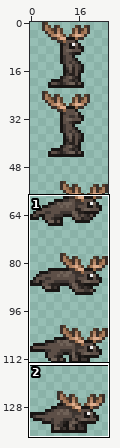
Two states of a sprite sheet, Projectiles/Minions/Forret.png. Above, an overview of the earlier version with the close-up marked.
Close-up. Before:
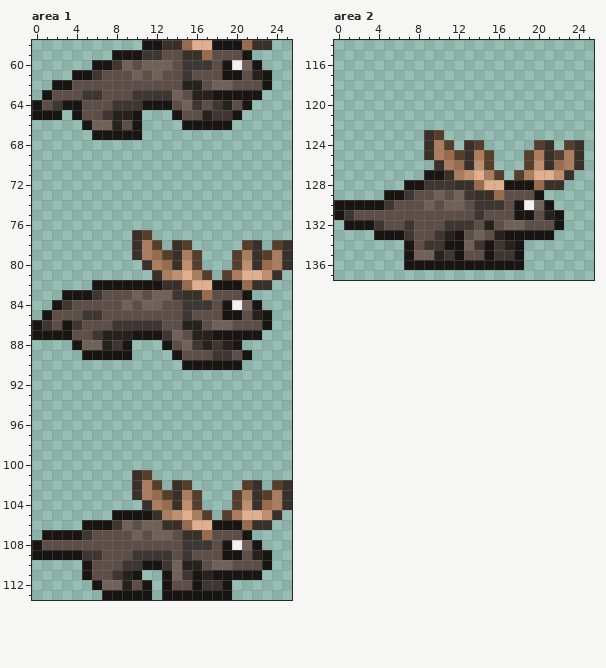
The file is 52x276 pixels, drawn in blocks of 2x2; one block is one cell here. Shown: area 1: x 0..25, y 58..113; area 2: x 0..25, y 114..137.
Once edited:
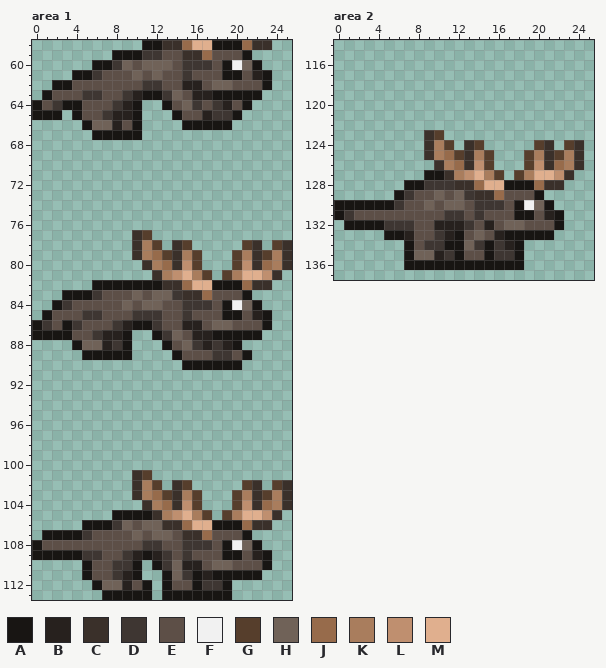
Palette (. is transparent): A #181513  B #27211e  C #3a302a  D #3e3632  E #5d4f47  F #f1f1f1  G #563e2c  H #706258  J #976b4b  K #a97d5d  L #bf8f6f  M #e0af8e
Changes in this commit:
Area 1:
y 62: x 11..12 EE -> DD
y 63: x 9..12 EDDD -> DBAA
y 64: x 9..12 DDAA -> BA..
y 85: x 10..12 EEE -> DDD
y 86: x 9..11 DDD -> BAA
y 87: x 9..11 BAA -> A..
y 108: x 11..12 EE -> DD
y 109: x 9..12 EDDD -> DBAB
y 110: x 8 E -> D; x 10..11 DA -> A.
Area 2:
y 129: x 5 A -> .
y 130: x 5..6 DE -> AD
y 131: x 11..12 EE -> DD
y 132: x 4..6 DEE -> ADD; x 10..12 EDD -> BBB
y 133: x 4 A -> .; x 7 D -> B
Pixel boxes of the changes (left, top, right, bottom) in both close-ups:
changed: (122, 80, 162, 110)
changed: (122, 310, 162, 340)
changed: (112, 540, 162, 570)
changed: (374, 190, 464, 240)
